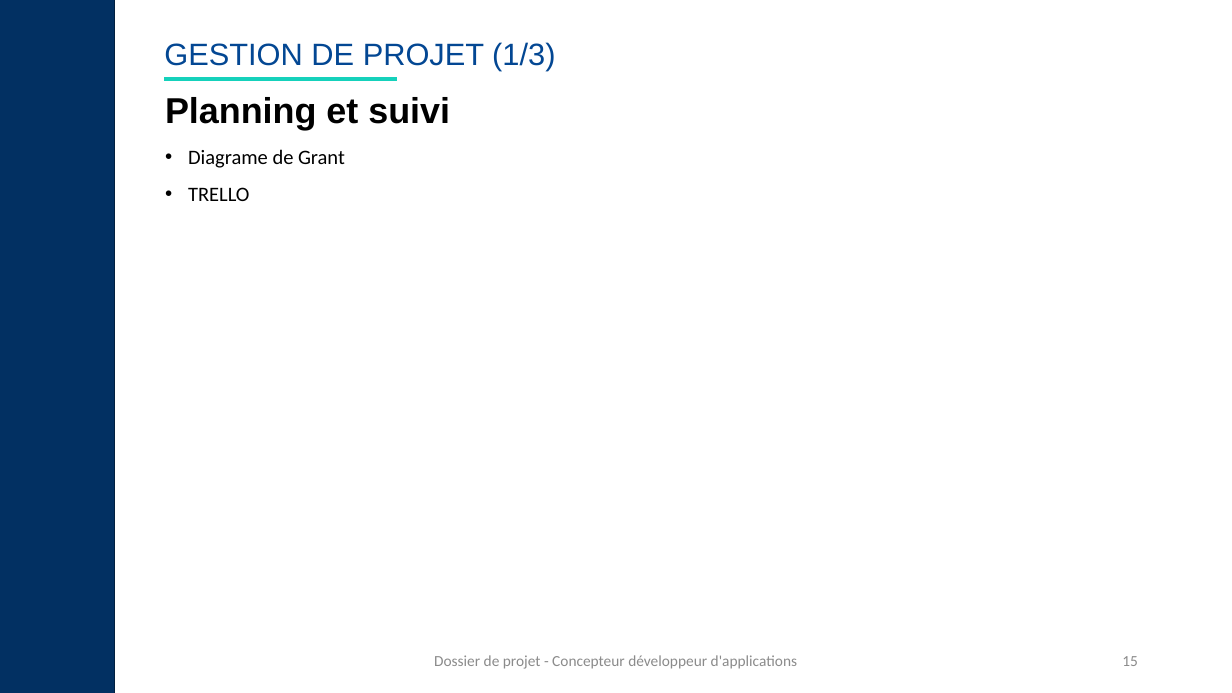
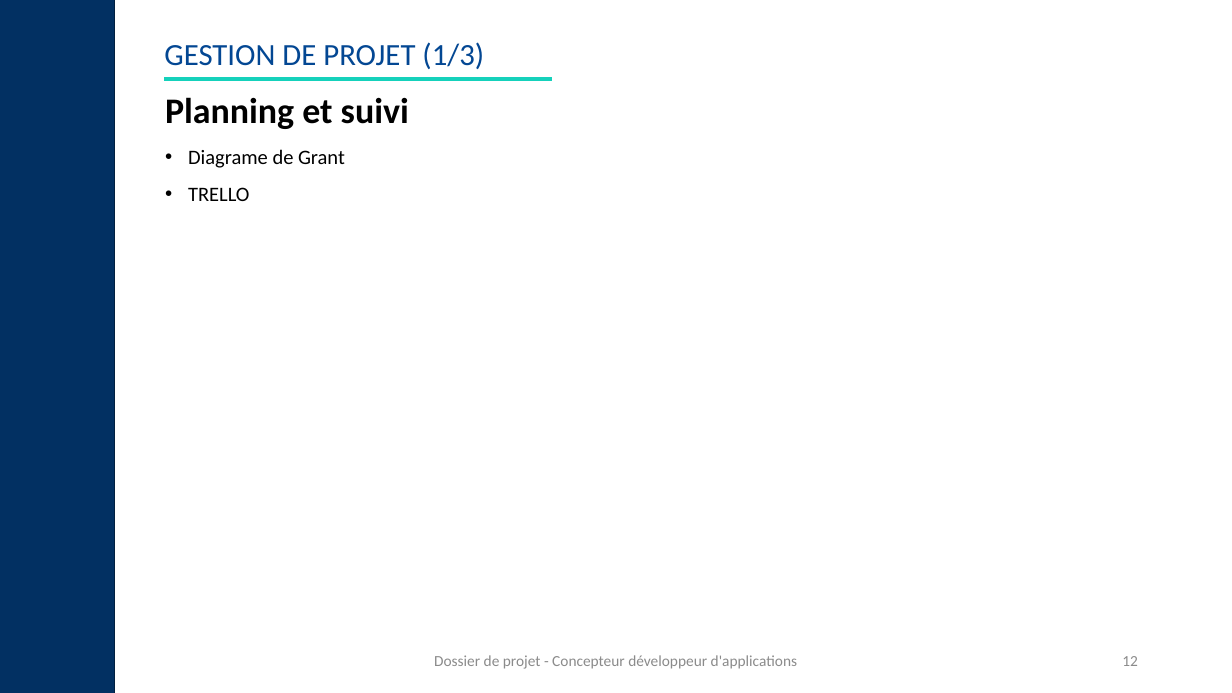
Before and after one commit to manelbenali06/BWM, a slide deck: slide 12 of back-end/docs/Réferentiels/Support-de-présentation-CDA-Modèle-à-compléter-nei8fp.pptx (slide 15 before the commit). Drawn at 1232x693 pixels with LibreOffice and Linux fonts; fonts in the diff are those of the drawing. Boxes give left, top, right and bottom in pixels: in the first picture for what was removed or moved away, otherwise in the second. Text is boxed around its words. In the diff, an @@ line names an element or a change of style, - is before the commit and + after.

```diff
--- a/back-end/docs/Réferentiels/Support-de-présentation-CDA-Modèle-à-compléter-nei8fp.pptx
+++ b/back-end/docs/Réferentiels/Support-de-présentation-CDA-Modèle-à-compléter-nei8fp.pptx
@@ title "GESTION DE PROJET (1/3)" at box(164, 42, 484, 69): font Arial to Calibri @@
@@ text "Planning et suivi" at box(165, 97, 409, 129): font Arial to Calibri @@
@@ line moved from (165, 79) - (397, 79) to (165, 79) - (552, 79) @@
@@ page number at box(1122, 656, 1138, 666): text changed @@
-15
+12
```
Also in this commit, not shown: 19 other slides changed, 22 slides added, 8 other files.
